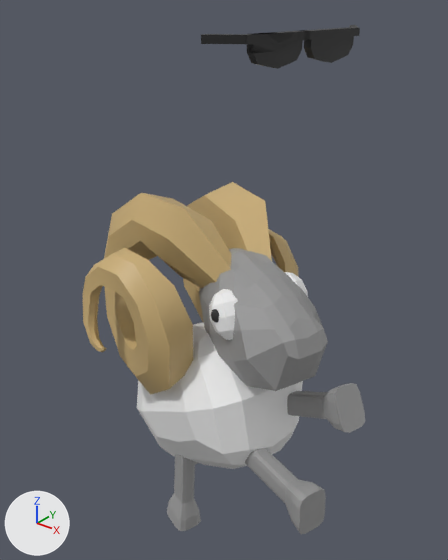
A saved change to the FBX model New Unity Project 5/Assets/Art/Ram_Victory.fbx.
Both versions are drawn from a 50 mm lens placed at (-0.0611, 0.1301, 0.0921), pointed at (-0.1206, 0.2044, 0.046). The lights are fixed; the arrows at lower left show +X, +Y and +Z. Where no turn or scale is listed for an object, it has been applied to the vertices.

In view in the first picture: 'Body', 'Ram_Head', 'Sunglasses', 'pCube4', 'pCube5', 'pCube6'.
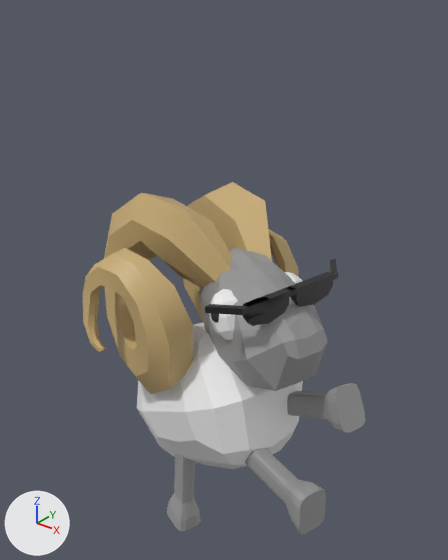
Boxes [x1, y1, x2, y2] around the edits, measured in the pictures (448 x 560 px):
'Sunglasses', moved
    before: [201, 25, 360, 69]
    after: [205, 259, 338, 326]

The change, as a list of edits to the scene's bpy script:
```text
Change ob_sunglasses:
    ob_sunglasses.location: (-0.1051, 0.199, 0.0845) -> (-0.1051, 0.199, 0.0499)
```
